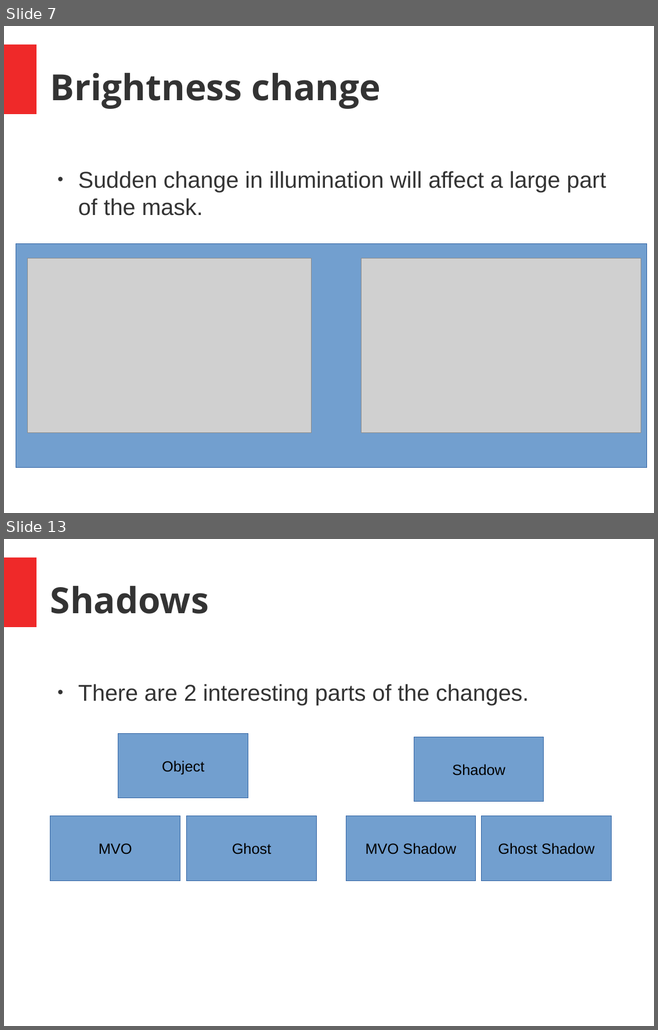
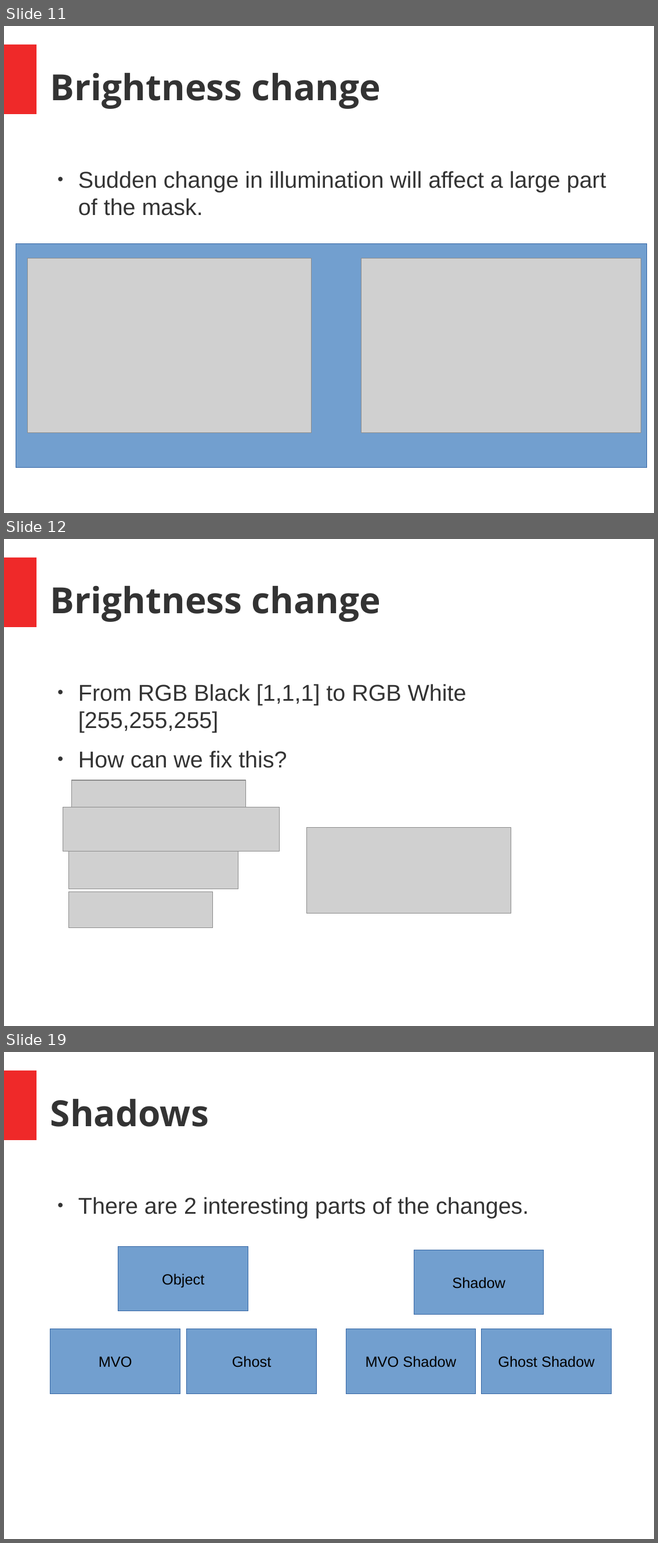
Before and after one commit to joseph-allen/MinsharaMask, a slide deck: SeminarJosephAllen.odp. Shown one above the other, each under a label of ours: slides 7 and 13 before the commit, slides 11, 12 and 19 after it; the slides between them are not shown. The pictures are 658x1030 and 658x1543 pixels, drawn with LibreOffice and Linux fonts; fonts in the diff are those of the drawing; grey boxes stand for pictures. Boxes give left, top, right and bottom in pixels: in the first picture for what was removed or moved away, otherwise in the second. Text is boxed around its words. In the diff, an @@ line names an element or a change of style, - is before the commit and + after.

```diff
--- a/SeminarJosephAllen.odp
+++ b/SeminarJosephAllen.odp
@@ slide 12 added at <box>4,539,654,1026</box>, background #FFFFFF; not listed: 1 template element that a slide beside it also shows @@
@@ title added at <box>50,586,381,622</box>, 44 pt, text #333333, bold @@
+Brightness change
@@ text added at <box>78,684,466,768</box>, 28 pt, text #333333 @@
+● From RGB Black [1,1,1] to RGB White [255,255,255]
+● How can we fix this?
@@ picture added at <box>72,780,246,821</box> @@
@@ picture added at <box>63,807,280,852</box> @@
@@ picture added at <box>306,828,511,913</box> @@
@@ picture added at <box>69,852,239,889</box> @@
@@ picture added at <box>69,892,213,928</box> @@
@@ what was slide 7 is now slide 11 @@
@@ what was slide 13 is now slide 19 @@
```
Also in this commit, not shown: 8 slides changed, 13 other slides added, 6 slides removed.
